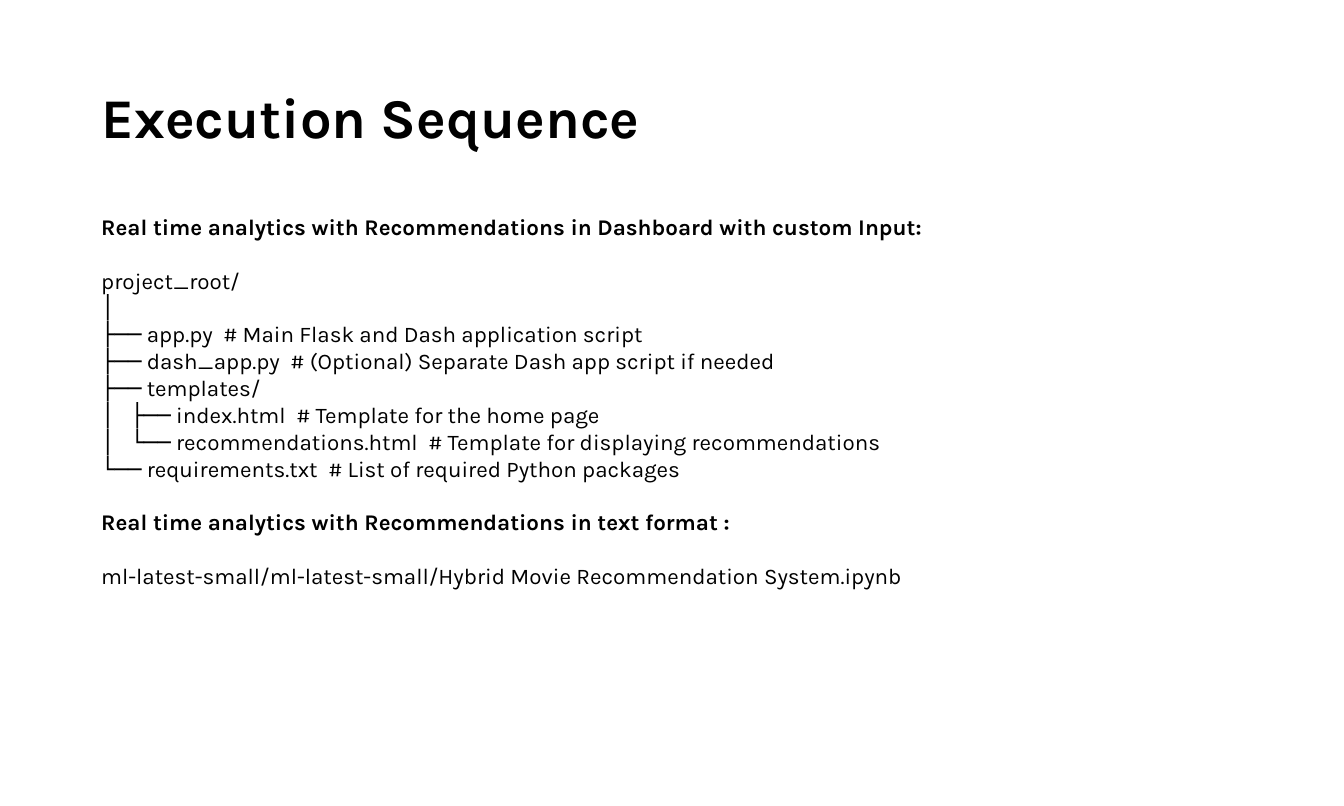
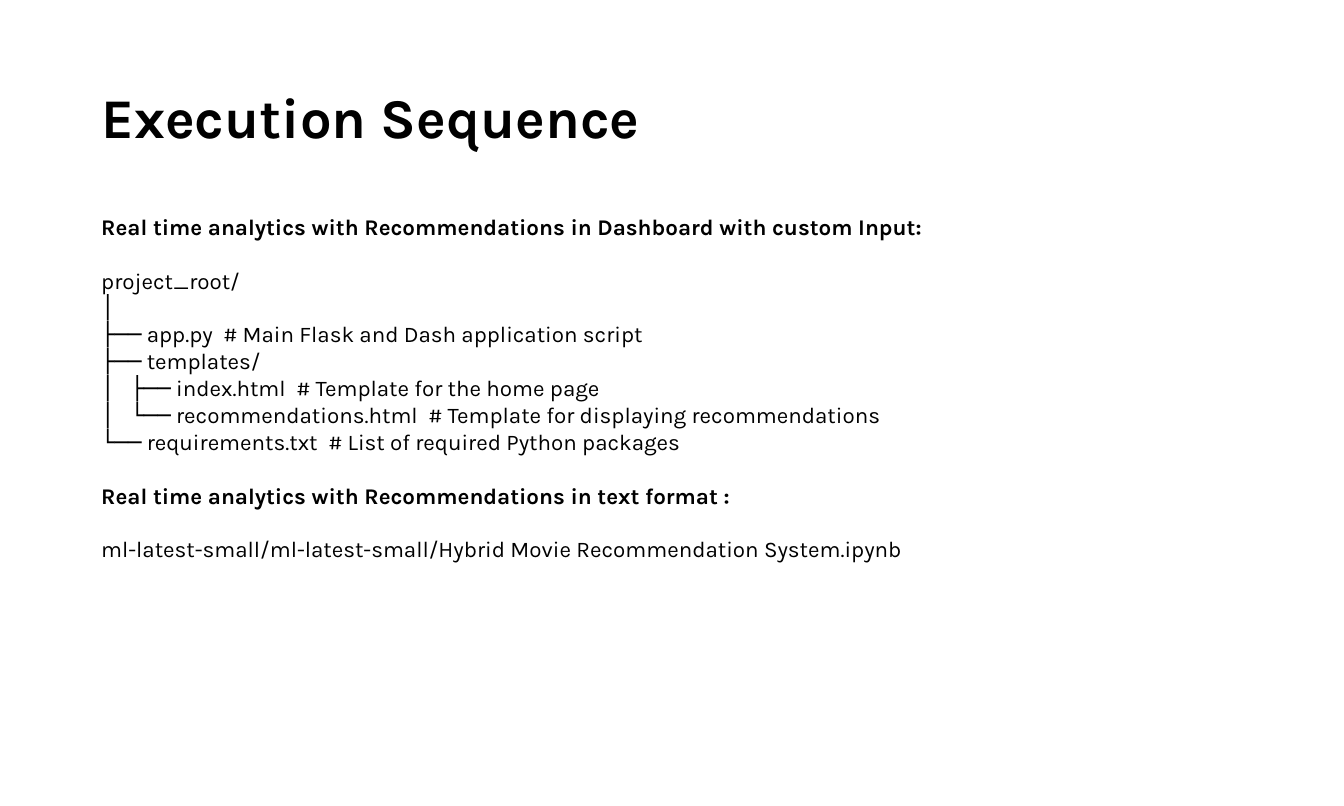
Before and after one commit to rohitandani/Hybrid_Movie_Recommendation_System, a slide deck: slide 4 of ml-latest-small/Hybrid Movie Recommendation System.pptx. Drawn at 1344x806 pixels with LibreOffice and Linux fonts; fonts in the diff are those of the drawing. Boxes give left, top, right and bottom in pixels: in the first picture for what was removed or moved away, otherwise in the second. Text is boxed around its words. In the diff, an @@ line names an element or a change of style, - is before the commit and + after.

```diff
--- a/ml-latest-small/Hybrid Movie Recommendation System.pptx
+++ b/ml-latest-small/Hybrid Movie Recommendation System.pptx
@@ text at [147, 353, 775, 375]: paragraph removed @@
-├── dash_app.py # (Optional) Separate Dash app script if needed
```
Also in this commit, not shown: 2 other slides changed, 1 slide removed, 1 other file.
